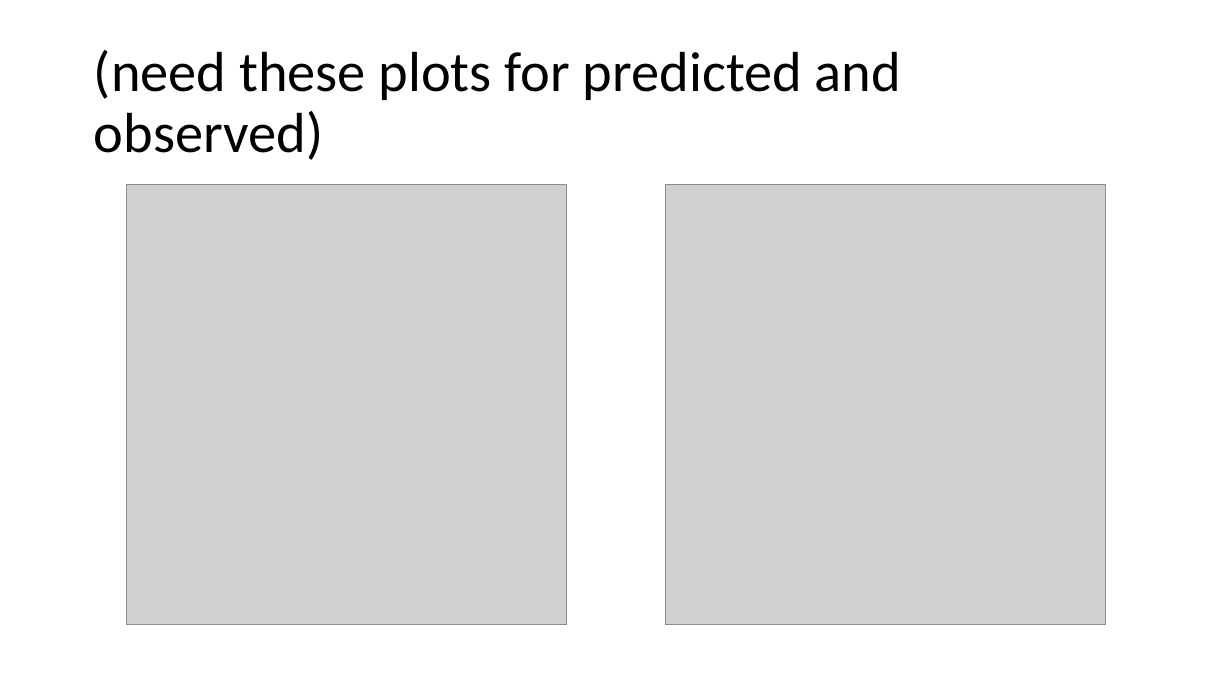
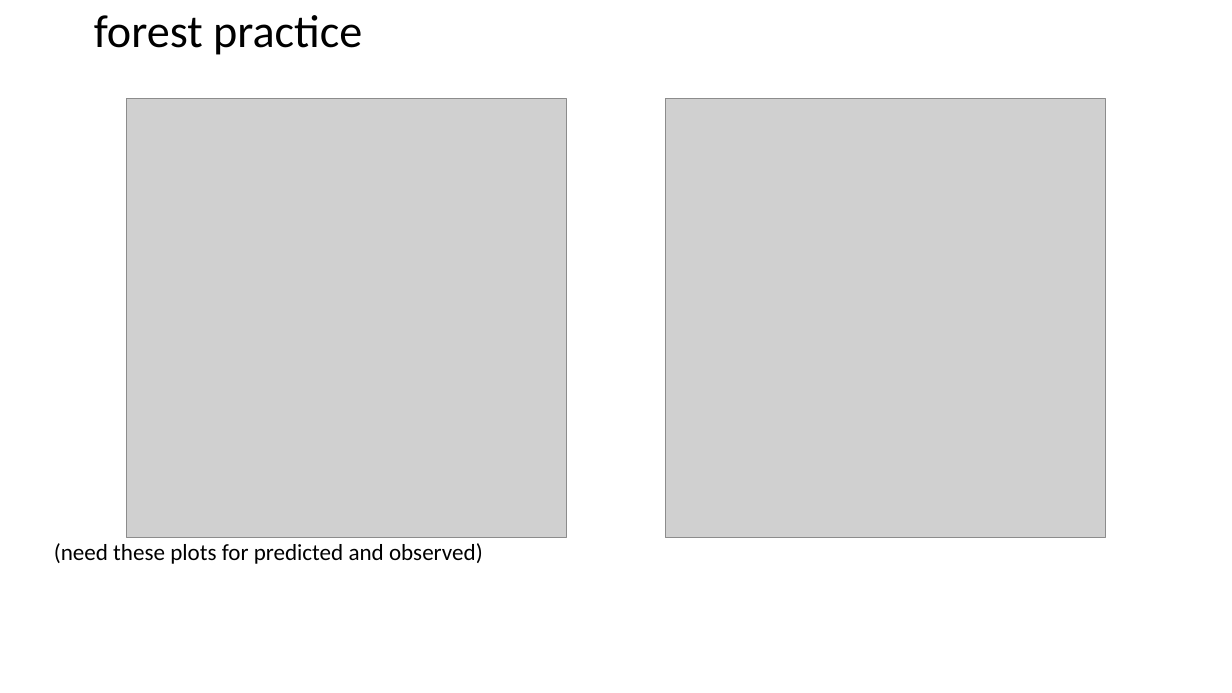
Before and after one commit to dougwyu/HJA_analyses_Kelpie, a slide deck: slide 11 of HJA_sjSDM_paper/misc_presentations/HJA Experiment Forest.ppt. Drawn at 1232x693 pixels with LibreOffice and Linux fonts; fonts in the diff are those of the drawing; grey boxes stand for pictures. Boxes give left, top, right and bottom in pixels: in the first picture for what was removed or moved away, otherwise in the second. Text is boxed around its words. In the diff, an @@ line names an element or a change of style, - is before the commit and + after.

```diff
--- a/HJA_sjSDM_paper/misc_presentations/HJA Experiment Forest.ppt
+++ b/HJA_sjSDM_paper/misc_presentations/HJA Experiment Forest.ppt
@@ title added at (94, 15, 362, 55), 36 pt, text #000000 @@
+forest practice
@@ picture: place and size @@
-picture at (127, 185, 566, 624)
+picture at (127, 98, 566, 537)
@@ picture: place and size @@
-picture at (665, 185, 1105, 624)
+picture at (665, 98, 1105, 537)
@@ text "(need these plots for predicted ...": place and size @@
-text "(need these plots for predicted ..." at (94, 50, 901, 160)
+text "(need these plots for predicted ..." at (54, 543, 483, 564)
@@ text "(need these plots for predicted ..." at (54, 543, 483, 564): size 44 to 18 pt; line spacing 0.9 to 1; vertical alignment middle to top @@
```
Also in this commit, not shown: 3 slides added, 3 slides removed.
